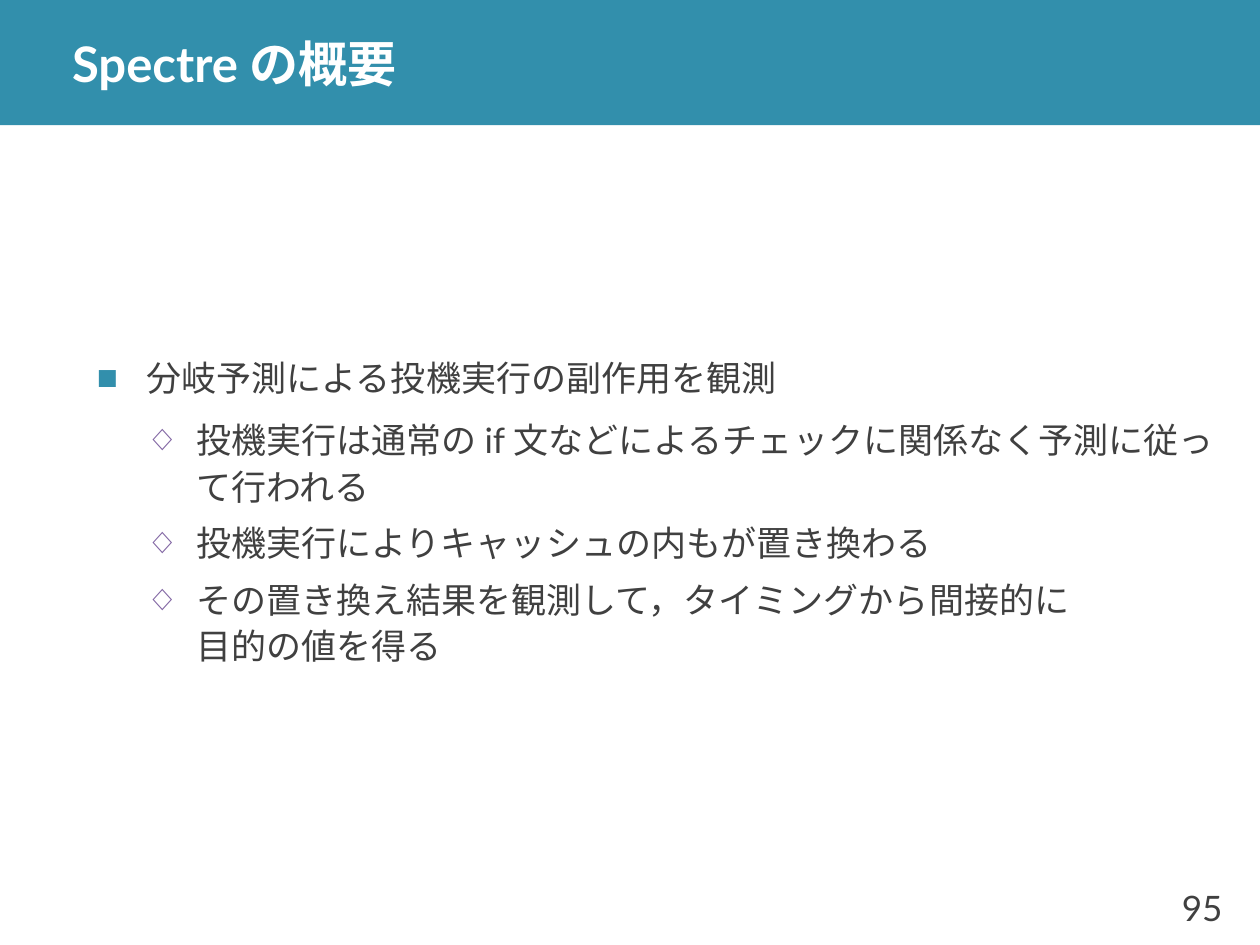
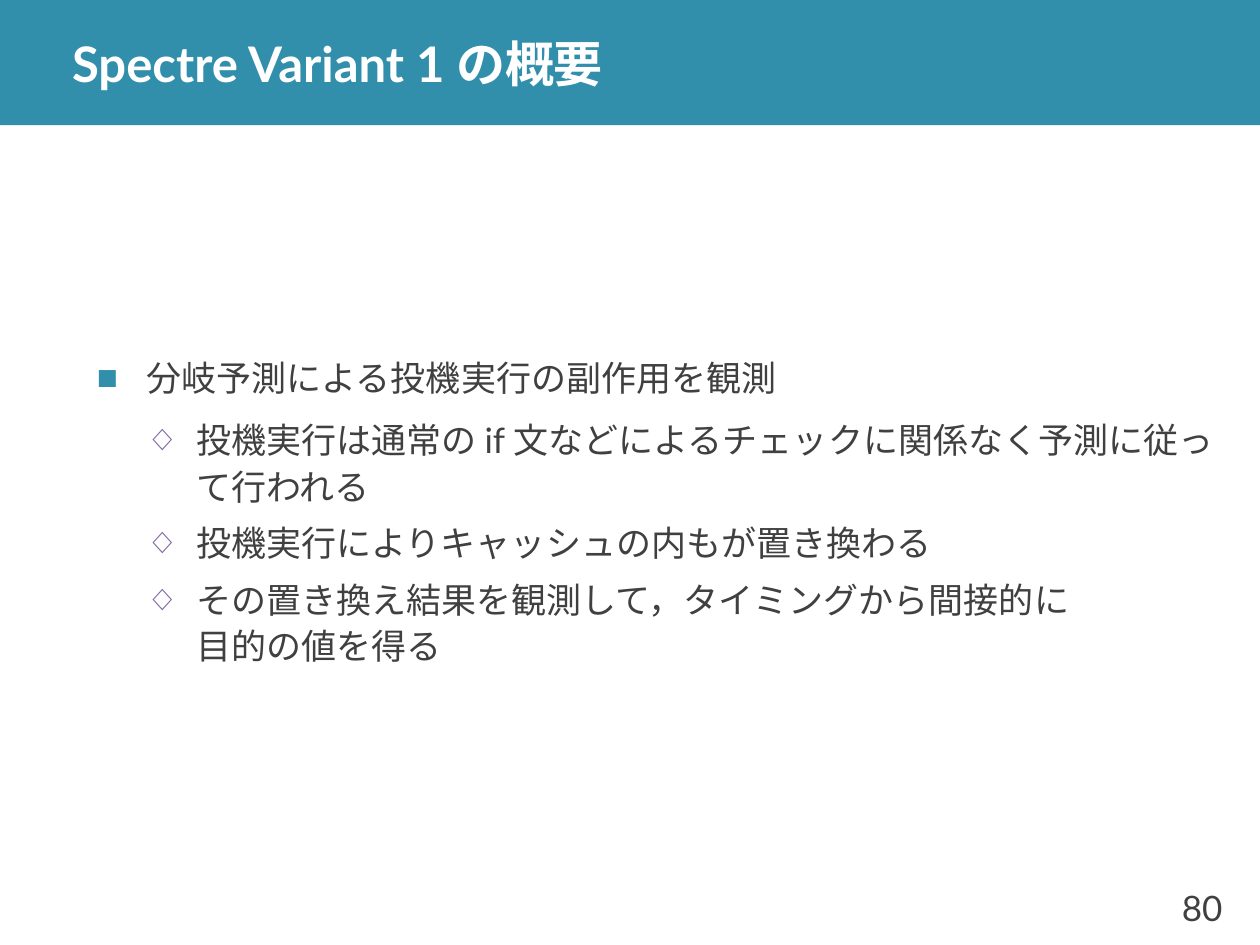
Before and after one commit to shioyadan/advanced-computer-organization, a slide deck: slide 80 of aco-shioya-13.pptx (slide 95 before the commit). Drawn at 1260x945 pixels with LibreOffice and Linux fonts; fonts in the diff are those of the drawing. Boxes give left, top, right and bottom in pixels: in the first picture for what was removed or moved away, otherwise in the second. Text is boxed around its words. In the diff, an @@ line names an element or a change of style, - is before the commit and + after.

```diff
--- a/aco-shioya-13.pptx
+++ b/aco-shioya-13.pptx
@@ title at <box>72,40,603,91</box>: text changed @@
-Spectre の概要
+Spectre Variant 1 の概要
@@ page number at <box>1182,895,1223,922</box>: text changed @@
-95
+80
```
Also in this commit, not shown: 7 other slides changed, 8 slides added, 14 slides removed, 1 other file.
